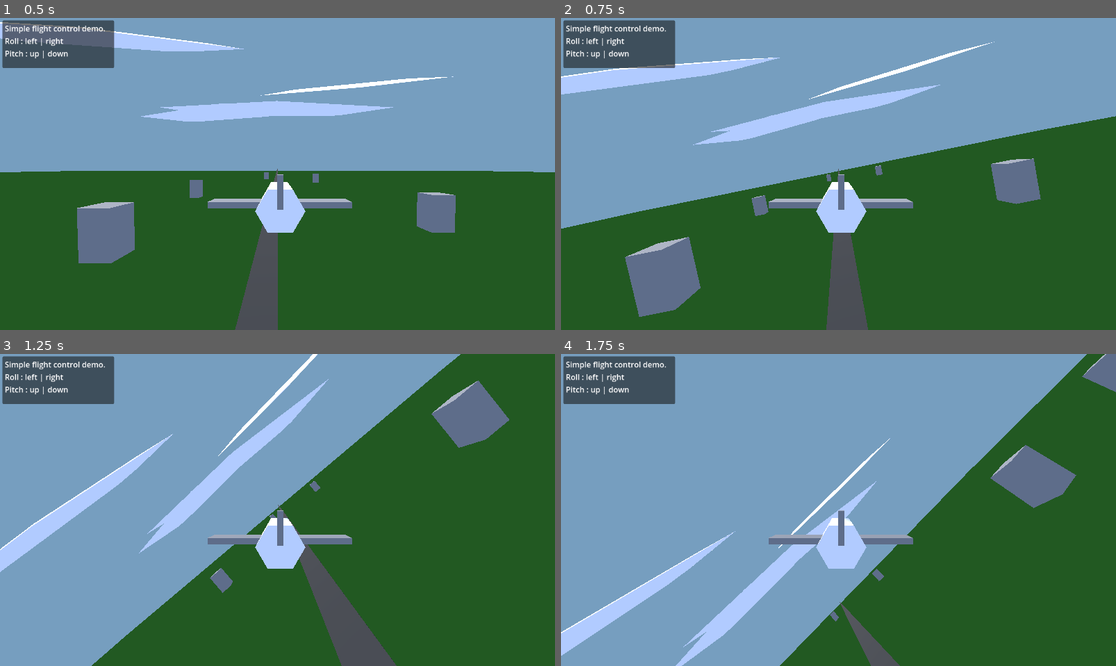
Above: before the commit, frames 1-4 (two rows, left to right).
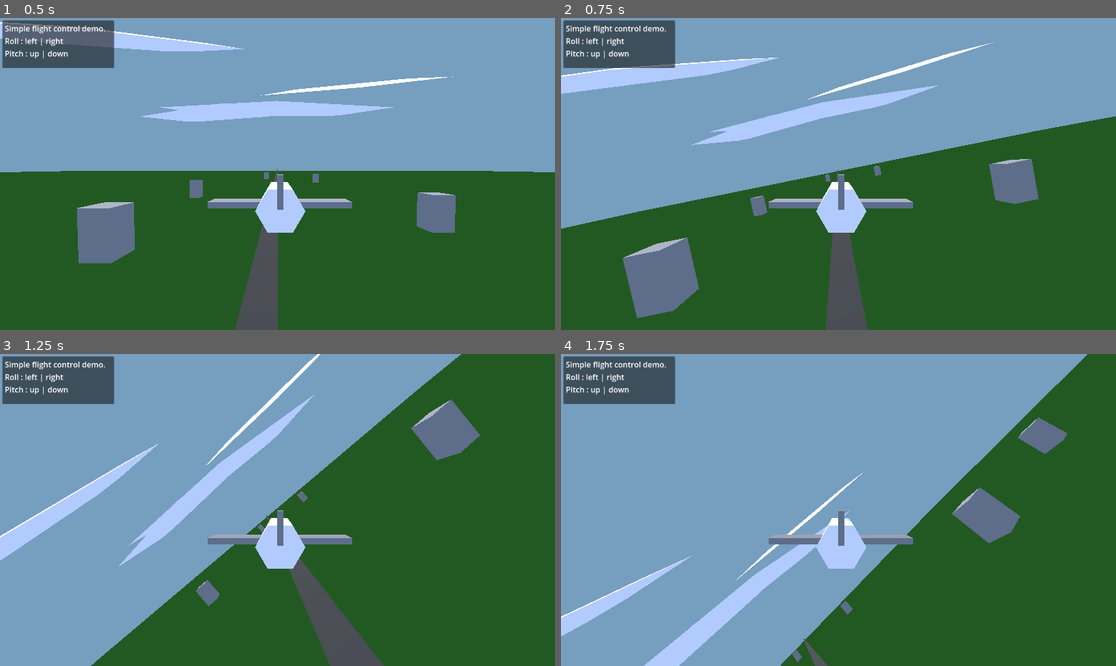
Above: after the commit, the same moments.

Repository: pipehat/godot41_flight_controller_example
Game: Godot game, scene res://world.tscn
Two runs of this game, one before a commit and one after it. Both use one fixed random seed, a clock stepped at 60 frames per second and the inputs below.
Inputs:
- Up to frame 1 (0.5 s): no input
- Up to frame 2 (0.75 s): hold Right (ui_right) from 0.53 s (still down)
- Up to frame 3 (1.25 s): keep holding Right (ui_right)
- Up to frame 4 (1.75 s): release Right (ui_right) at 1.28 s; hold Down (ui_down) from 1.28 s (still down)

Frame 1 is identical in both runs. In frame 2, 0.7% of the frame differs, in the area x 0-100%, y 7-100%; in frame 3, 6.1%; in frame 4, 8.6%, in the area x 0-100%, y 0-100%.

Commit message:
Add a little world-y axis rotation based on plane's z-rotation.
So banking left or right results in the nose drifting in that direction.

Diff:
--- a/plane.gd
+++ b/plane.gd
@@ -7,18 +7,33 @@
 func _physics_process(delta):
 	var input_dir = Input.get_vector("ui_left", "ui_right", "ui_up", "ui_down")
 
+	var roll = -input_dir[0]
+	var pitch = input_dir[1]
+	var forward = -transform.basis.z
+
+	var z_axis_rotation = rotation.z # -PI..PI
+	var z_rotation_normalized = z_axis_rotation / PI # -1..1
+	if z_rotation_normalized > 0.5:
+		z_rotation_normalized = 1 - z_rotation_normalized
+	elif z_rotation_normalized < -0.5:
+		z_rotation_normalized = -1 - z_rotation_normalized
+
+	# give a little yaw rotation based on current z rotation
+	var yaw_drift = z_rotation_normalized * PI * .33 * delta
+
 	if next_print <= 0:
-		print(input_dir)
-		print("-z: ", -transform.basis.z)
+		print("roll ", roll,
+			  "   pitch ", pitch,
+			  "   forward: ", forward)
+		print("rotation: ", rotation)
+		print("z_rotation_normalized: ", z_rotation_normalized)
 		next_print = print_delay
 	else:
 		next_print -= delta
 
-	var roll = -input_dir[0]
-	var pitch = input_dir[1]
-
 	rotate(transform.basis.z, roll * delta)
 	rotate(transform.basis.x, pitch  * delta)
+	rotate_y(yaw_drift)
 
 	velocity = -transform.basis.z * SPEED_MPS * delta
 	move_and_slide()
